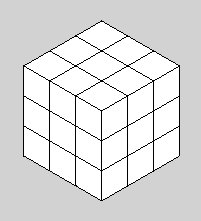
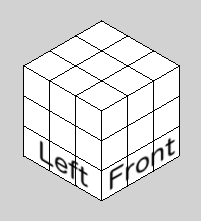
Revision of a layered 201px x 221px image; what changed, layer by layer:
added layer "Front" above "Layer" over [39, 137, 176, 191]
